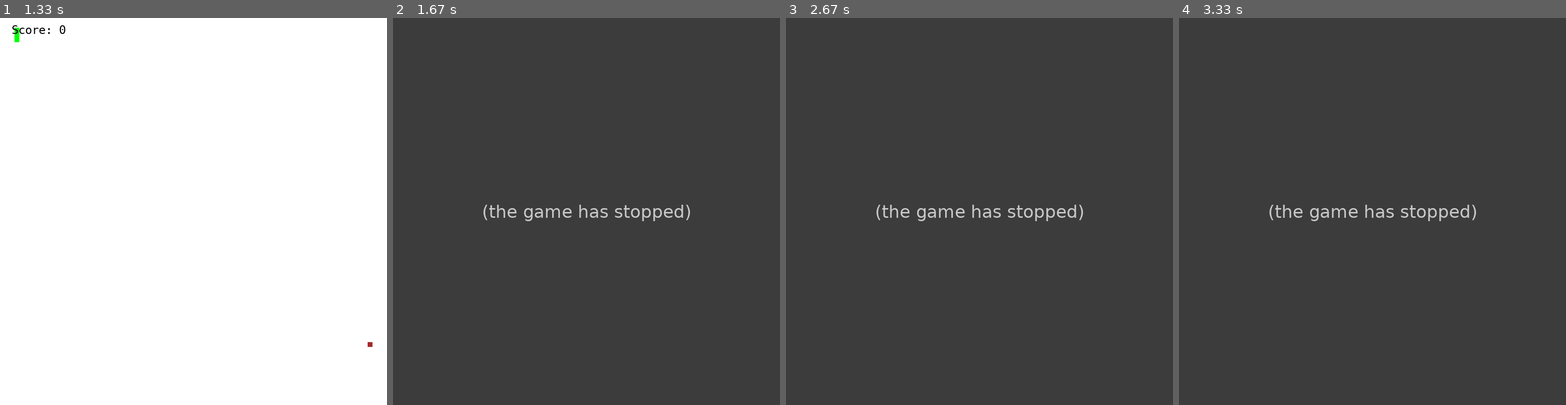
Above: before the commit, frames 1-4 (left to right).
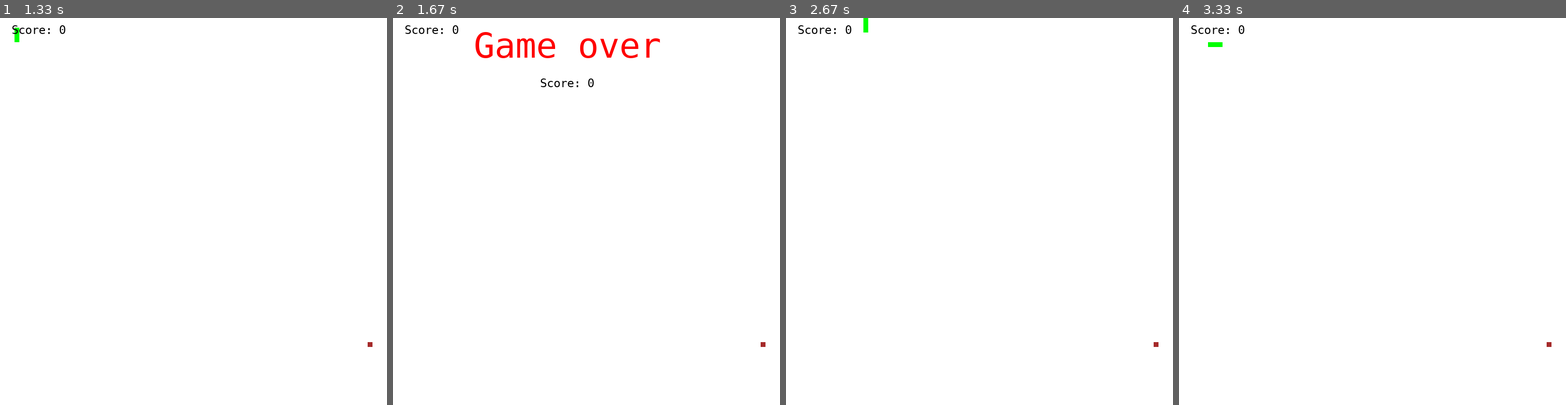
Above: after the commit, the same moments.

Repository: psixonaut/py_game
Game: pygame game, started from snake.py
Two runs of this game, one before a commit and one after it. Both use one fixed random seed, a clock stepped at 60 frames per second and the inputs below.
Inputs:
- Up to frame 1 (1.33 s): tap A at 0.33 s; hold S 0.67-1.13 s; hold Up 0.67-1.13 s
- Up to frame 2 (1.67 s): no input
- Up to frame 3 (2.67 s): hold Right 1.67-2.3 s; hold S from 2.33 s (still down)
- Up to frame 4 (3.33 s): release S at 2.8 s; hold Left 2.83-3.3 s

Frame 1 is identical in both runs. In frame 2, 100% of the frame differs, in the area x 0-100%, y 0-100%; in frame 3, 100%; in frame 4, 100%.
Before the commit the program exited at 1.45 s; later frames show no game.

Commit message:
Починил змейку

Diff:
--- a/snake.py
+++ b/snake.py
@@ -1,5 +1,4 @@
 import pygame
-import sys
 import random
 
 
@@ -45,8 +44,6 @@
         self.screen.blit(game_over_surf, game_over_rect)
         self.show_score(0)
         pygame.display.flip()
-        pygame.quit()
-        sys.exit()
 
 
 class Snake:
@@ -121,39 +118,33 @@
                 self.food_x, self.food_y))
 
 
-def main():
-    game = Game()
-    game.start_game()
-    game.print_name()
-    snake = Snake(game.COLORS[1])
-    food = Food(game.COLORS[4], game.width, game.height)
-    running = True
-    while running:
-        new_directions = snake.direction
-        for event in pygame.event.get():
-            if event.type == pygame.QUIT:
-                running = False
-            if event.type == pygame.KEYDOWN:
-                if event.key == pygame.K_RIGHT or event.key == ord('d'):
-                    new_directions = "RIGHT"
-                elif event.key == pygame.K_LEFT or event.key == ord('a'):
-                    new_directions = "LEFT"
-                elif event.key == pygame.K_UP or event.key == ord('w'):
-                    new_directions = "UP"
-                elif event.key == pygame.K_DOWN or event.key == ord('s'):
-                    new_directions = "DOWN"
-        snake.new_directions = new_directions
-        snake.check_direction_changes()
-        snake.change_position()
-        game.score, food.food_pos = snake.body_mechanism(game.score, food.food_pos, game.width, game.height)
-        snake.spawn_snake(game.screen, game.COLORS[3])
-        food.spawn_food(game.screen)
-        snake.collision_check(game.game_over, game.width, game.height)
-        game.show_score()
-        game.update()
-    pygame.quit()
-    sys.exit()
-
-
-if __name__ == '__main__':
-    main()
+game = Game()
+game.start_game()
+game.print_name()
+snake = Snake(game.COLORS[1])
+food = Food(game.COLORS[4], game.width, game.height)
+running = True
+while running:
+    new_directions = snake.direction
+    for event in pygame.event.get():
+        if event.type == pygame.QUIT:
+            running = False
+        if event.type == pygame.KEYDOWN:
+            if event.key == pygame.K_RIGHT or event.key == ord('d'):
+                new_directions = "RIGHT"
+            elif event.key == pygame.K_LEFT or event.key == ord('a'):
+                new_directions = "LEFT"
+            elif event.key == pygame.K_UP or event.key == ord('w'):
+                new_directions = "UP"
+            elif event.key == pygame.K_DOWN or event.key == ord('s'):
+                new_directions = "DOWN"
+    snake.new_directions = new_directions
+    snake.check_direction_changes()
+    snake.change_position()
+    game.score, food.food_pos = snake.body_mechanism(game.score, food.food_pos, game.width, game.height)
+    snake.spawn_snake(game.screen, game.COLORS[3])
+    food.spawn_food(game.screen)
+    snake.collision_check(game.game_over, game.width, game.height)
+    game.show_score()
+    game.update()
+pygame.quit()
